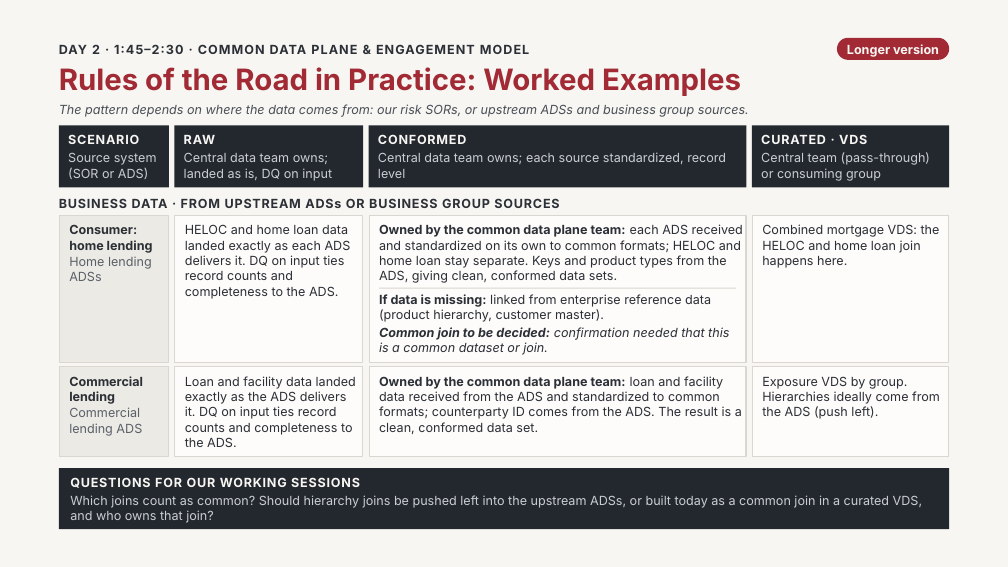
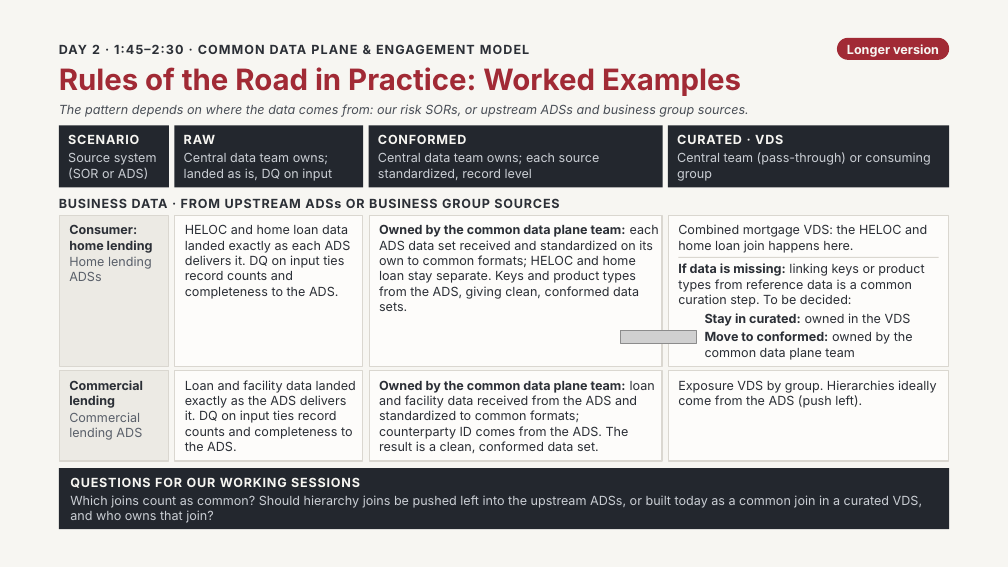
Before and after one commit to EviIius/ALPV, a slide deck: slide 2 of PPTX/Rules of the Road in Practice Worked Examples.pptx. Drawn at 1008x567 pixels with LibreOffice and Linux fonts; fonts in the diff are those of the drawing; grey boxes stand for pictures; background and template pictures are left out. Boxes give left, top, right and bottom in pixels: in the first picture for what was removed or moved away, otherwise in the second. Text is boxed around its words. In the diff, an @@ line names an element or a change of style, - is before the commit and + after.

```diff
--- a/PPTX/Rules of the Road in Practice Worked Examples.pptx
+++ b/PPTX/Rules of the Road in Practice Worked Examples.pptx
@@ rectangle resized from (x1=369, y1=126, x2=747, y2=188) to (x1=369, y1=126, x2=663, y2=188) @@
@@ rectangle resized from (x1=752, y1=126, x2=949, y2=188) to (x1=668, y1=126, x2=949, y2=188) @@
@@ text "CURATED · VDS" moved from (x1=761, y1=134, x2=867, y2=144) to (x1=677, y1=134, x2=783, y2=144) @@
@@ text "Central data team owns; each ..." rewrapped from (x1=378, y1=152, x2=726, y2=178) to (x1=378, y1=153, x2=600, y2=180) @@
@@ text "Central team (pass-through) or consuming ..." rewrapped from (x1=761, y1=152, x2=930, y2=181) to (x1=677, y1=152, x2=930, y2=181) @@
@@ rectangle resized from (x1=59, y1=216, x2=168, y2=363) to (x1=59, y1=216, x2=168, y2=367) @@
@@ rectangle "HELOC and home loan data ..." resized from (x1=175, y1=216, x2=363, y2=363) to (x1=175, y1=216, x2=363, y2=367) @@
@@ rectangle "Owned by the common data ..." resized from (x1=379, y1=224, x2=743, y2=283) to (x1=369, y1=216, x2=662, y2=367) @@
@@ rectangle "Owned by the common data ..." at (x1=369, y1=216, x2=662, y2=367): fill none to #FDFCFA; outline none to #DAD7D0 1 pt @@
@@ text in rectangle at (x1=379, y1=224, x2=659, y2=311): text changed @@
-Owned by the common data plane team: each ADS received and standardized on its own to common formats; HELOC and home loan stay separate. Keys and product types from the ADS, giving clean, conformed data sets.
+Owned by the common data plane team: each ADS data set received and standardized on its own to common formats; HELOC and home loan stay separate. Keys and product types from the ADS, giving clean, conformed data sets.
@@ rectangle resized from (x1=369, y1=216, x2=746, y2=363) to (x1=668, y1=216, x2=949, y2=367) @@
@@ text "Combined mortgage VDS: the HELOC ..." moved from (x1=752, y1=216, x2=949, y2=363) to (x1=678, y1=224, x2=927, y2=253) @@
@@ text "Combined mortgage VDS: the HELOC ..." at (x1=678, y1=224, x2=927, y2=253): fill #FDFCFA to none; outline #DAD7D0 1 pt to none @@
@@ text at (x1=678, y1=263, x2=924, y2=307): text changed; italic off @@
-Common join to be decided: confirmation needed that this is a common dataset or join.
+If data is missing: linking keys or product types from reference data is a common curation step. To be decided:
@@ line added from (678, 257) to (939, 257), #DAD7D0 1 pt @@
@@ line removed from (379, 288) to (737, 288) @@
@@ text removed at (x1=379, y1=294, x2=711, y2=322) @@
-If data is missing: linked from enterprise reference data (product hierarchy, customer master).
@@ text added at (x1=705, y1=313, x2=911, y2=326), 12 pt, text #2B2F36, bold @@
+Stay in curated: owned in the VDS
@@ picture added at (x1=621, y1=330, x2=696, y2=343) @@
@@ text added at (x1=705, y1=331, x2=913, y2=360), 12 pt, text #2B2F36 @@
+Move to conformed: owned by the common data plane team
@@ 2 texts, 2 rectangles moved together from (x1=59, y1=367, x2=363, y2=457) to (x1=59, y1=371, x2=363, y2=461) @@
@@ rectangle "Owned by the common data ..." resized from (x1=369, y1=367, x2=746, y2=457) to (x1=369, y1=371, x2=662, y2=461) @@
@@ rectangle "Exposure VDS by group. Hierarchies ..." resized from (x1=752, y1=367, x2=949, y2=457) to (x1=668, y1=371, x2=949, y2=461) @@
```
Also in this commit, not shown: 1 other slide changed.
